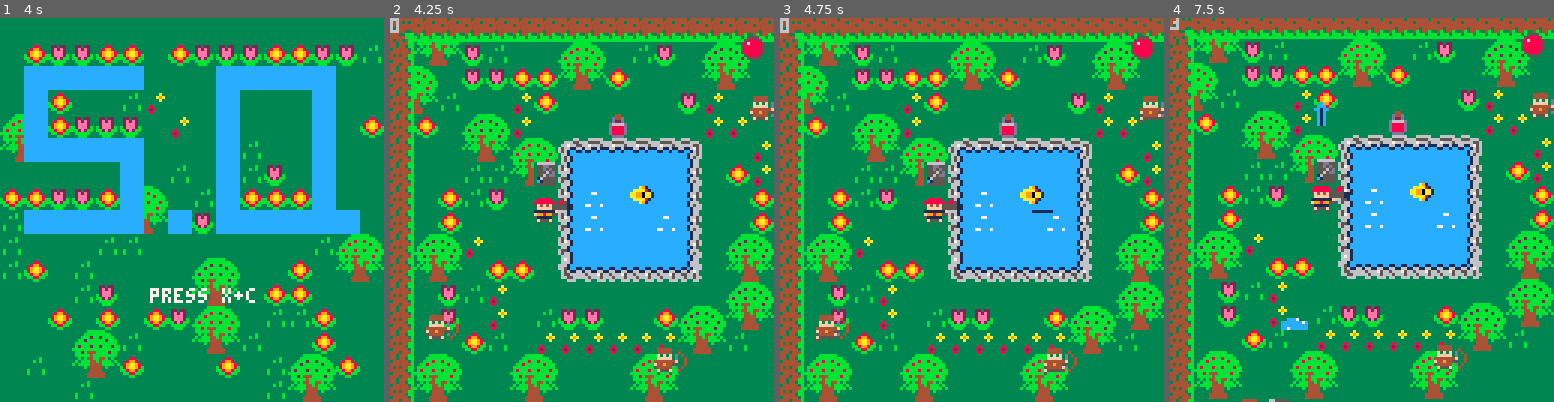
Above: before the commit, frames 1-4 (left to right).
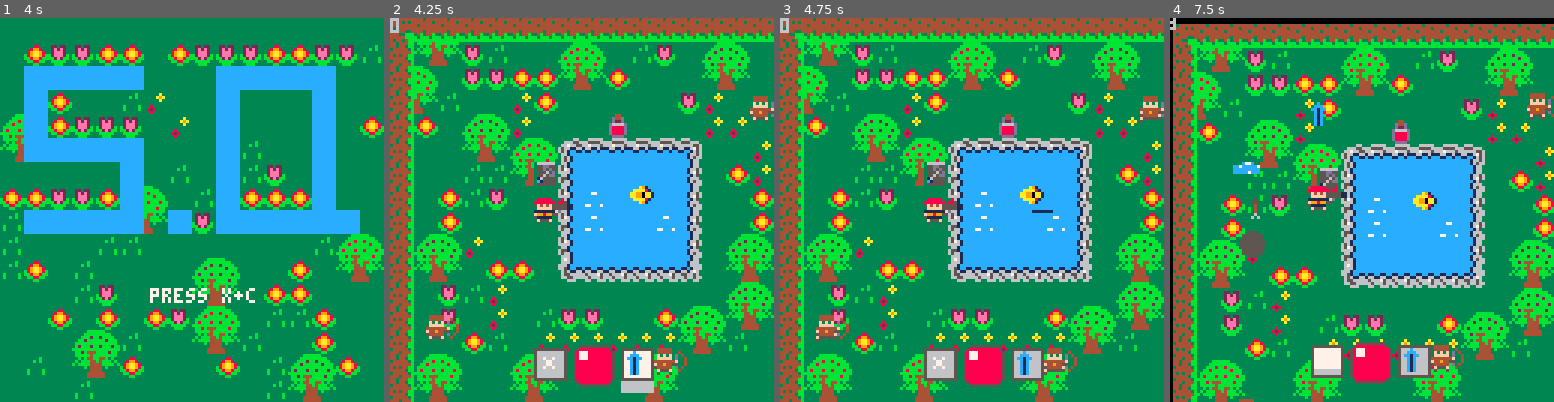
Above: after the commit, the same moments.

Repository: JasonHaenlin/pico-8-sophiaquest
Game: PICO-8 cartridge sophiaquest.p8
Two runs of this game, one before a commit and one after it. Both use one fixed random seed, a clock stepped at 60 frames per second and the inputs below.
Inputs:
- Up to frame 1 (4 s): tap X (X key) at 0.33, 1.07, 1.85, 2.97 s; tap O (Z key) at 0.7, 1.7, 2.1, 2.5, 2.9, 3.3, 3.7 s; hold Right 1.6-2.1 s; hold Up 2.15-2.42 s; hold Right 2.47-3.03 s; hold Left 3.08-3.58 s; hold Down 3.63-3.97 s
- Up to frame 2 (4.25 s): hold Right from 4.02 s (still down); tap X (X key) at 4.08 s; tap O (Z key) at 4.1 s
- Up to frame 3 (4.75 s): tap O (Z key) at 4.5 s; release Right at 4.68 s; hold Up from 4.73 s (still down)
- Up to frame 4 (7.5 s): tap O (Z key) every 0.4 s from 4.9 to 7.3 s; release Up at 5.03 s; hold Left 5.08-5.68 s; tap X (X key) at 5.2, 6.32, 7.43 s; hold Down 5.73-6.03 s; hold Right 6.08-6.58 s; hold Right 6.63-7.13 s; hold Up 7.18-7.45 s

Frame 1 is identical in both runs. In frame 2, 3.2% of the frame differs, in the area x 37-98%, y 4-98%; in frame 3, 2.9%; in frame 4, 38%, in the area x 0-100%, y 0-100%.

Commit message:
enhancement of the hud

Diff:
--- a/sophiaquest.p8
+++ b/sophiaquest.p8
@@ -39,14 +39,20 @@
 }
 
 spr_life = {
- {0,0,5,5,5,5,0,0},
- {0,5,8,8,8,8,5,0},
- {5,8,7,8,8,8,8,5},
- {5,8,8,8,8,8,8,5},
- {5,8,8,8,8,8,8,5},
- {5,8,8,8,8,8,8,5},
- {0,5,8,8,8,8,5,0},
- {0,0,5,5,5,5,0,0}
+ {0,0,5,5,5,5,5,5,5,5,5,5,0,0},
+ {0,5,8,8,8,8,8,8,8,8,8,8,5,0},
+ {5,8,7,7,7,8,8,8,8,8,8,8,8,5},
+ {5,8,7,7,7,8,8,8,8,8,8,8,8,5},
+ {5,8,7,7,7,8,8,8,8,8,8,8,8,5},
+ {5,8,8,8,8,8,8,8,8,8,8,8,8,5},
+ {5,8,8,8,8,8,8,8,8,8,8,8,8,5},
+ {5,8,8,8,8,8,8,8,8,8,8,8,8,5},
+ {5,8,8,8,8,8,8,8,8,8,8,8,8,5},
+ {5,8,8,8,8,8,8,8,8,8,8,8,8,5},
+ {5,8,8,8,8,8,8,8,8,8,8,8,8,5},
+ {5,8,8,8,8,8,8,8,8,8,8,8,8,5},
+ {0,5,8,8,8,8,8,8,8,8,8,8,5,0},
+ {0,0,5,5,5,5,5,5,5,5,5,5,0,0}
 }
 
 actors={}
@@ -109,15 +115,15 @@
 end
 
 function make_weapons()
-  -- name,spr,sfx,animh,animv,delay,dmg,type,speed,hb,ox,oy,dfx
+  -- name,spr,sfx,animh,animv,cd,dmg,type,speed,hb,ox,oy,dfx,cd
  make_item("sword",105,4,73,89,15,7,melee,1,8,4,3)
  make_item("firewand",106,1,74,90,8,8,ranged,3,3,5,1)
  make_item("gun",107,5,75,91,3,3,ranged,10,1,5,0)
  make_item("bow",108,3,76,92,6,5,ranged,6,3,4,-1)
- make_item("secret",109,6,77,93,4,5,ranged,5,1,5,0,dfx_shower)
+ make_item("secret",109,6,77,93,4,5,ranged,5,1,5,0,dfx_shower,50)
  make_item("tatata",110,7,78,94,2,2,ranged,10,1,5,0)
  make_item("boom",111,7,79,95,18,10,melee,1,8,4,3)
- make_item("elechammer",160,8,128,144,20,15,melee,1,8,4,2,dfx_thunder)
+ make_item("elechammer",160,8,128,144,20,15,melee,1,8,4,2,dfx_thunder,50)
 end
 
 function make_player()
@@ -127,7 +133,8 @@
  p.anim = "talk"
  p.walk = {f=1,st=1,sz=2,spd=1/5}
  p.talk = {f=1+16,st=1+16,sz=3,spd=1/5}
- p.cooldown = 0
+ p.cd = 0
+ p.cdfx = 0
  p.box = {x1=0,y1=0,x2=6,y2=7}
 end
 
@@ -181,13 +188,13 @@
  end
 end
 
-function make_item(name,spr,sfx,animh,animv,delay,dmg,type,speed,hb,ox,oy,dfx)
+function make_item(name,spr,sfx,animh,animv,cd,dmg,type,speed,hb,ox,oy,dfx,cdfx)
  local item = {}
  item.name = name
  item.spr = spr
  item.animh = animh
  item.animv = animv
- item.delay = delay
+ item.cd = cd
  item.speed = speed
  item.dmg = dmg
  item.type = type
@@ -196,6 +203,7 @@
  item.oy = oy
  item.sfx = sfx
  item.dfx = dfx or function (x,y,p,h) end
+ item.cdfx = cdfx or 20
  add(items,item)
  return item
 end
@@ -272,7 +280,7 @@
  if (btnp(fire1)) then
   p.weapon = items[selected_item]
   open_inv = false
-  p.cooldown = 10
+  p.cd = 10
  end
 end
 
@@ -427,17 +435,18 @@
 -- action
 
 function action()
- if (p.cooldown > 0) p.cooldown -= 1
- if ((p.cooldown == 0) and btn(fire1)) then
+ if (p.cd > 0) p.cd -= 1
+ if ((p.cd == 0) and btn(fire1)) then
   shoot()
-  p.cooldown = p.weapon.delay
- end
+  p.cd = p.weapon.cd
+ end
+ if (p.cdfx > 0) p.cdfx -= 1
  if (btnp(fire2)) then
   sp = mget(p.x/8,(p.y-1)/8)
   if (fget(sp,flags.inventory)) then
    open_inv = true
-  else
-   -- dfx_explosion(p.x,p.y,5)
+  elseif (p.cdfx == 0) then
+   p.cdfx = p.weapon.cdfx
    local target = target_nearest_one(50)
    if (target.x ~= nil) then
     p.weapon.dfx(target.x,target.y,3,abs(fp.y-target.y))
@@ -704,7 +713,7 @@
    add(t.pos,{x=t.x,y=t.y})
   end
   if (flr(rnd(t.p)) == 0) dfx_thunder(t.x,t.y,t.p+2,t.h)
-  if (t.h < -10 or t.y >= t.pos[1].y+50) del(thunders,t)
+  if (t.h < -10) del(thunders,t)
  end
 end
 
@@ -726,6 +735,11 @@
   end
   if (s.h < 0) del(showers,s)
  end
+end
+
+function draw_skills(bx,by)
+ draw_item_shape(bx-11,by+7,0,p.cdfx,p.weapon.cdfx)
+ draw_item_shape(bx+18,by+7,p.weapon.animv,p.cd, p.weapon.cd)
 end
 
 function draw_actors()
@@ -745,19 +759,22 @@
 end
 
 function draw_hud()
+ local bx = fp.x+60
+ local by = fp.y+108
  print(ctime.s,fp.x,fp.y,light_gray)
- draw_life()
-end
-
-function draw_life()
- local offsetlife=8-flr(((p.health*8)/life.player))
+ draw_life(bx,by)
+ draw_skills(bx,by)
+end
+
+function draw_life(bx,by)
+ local offsetlife=#spr_life-flr(((p.health*#spr_life)/life.player))
  for y=1,#spr_life do
   for x=1,#spr_life[y] do
    if (spr_life[y][x] ~= black) then
     if (offsetlife >= y and spr_life[y][x] == red) then
-     pset(fp.x+116+x,fp.y+5+y,light_gray)
+     pset(bx+x,by+y,light_gray)
     else
-     pset(fp.x+116+x,fp.y+5+y,spr_life[y][x])
+     pset(bx+x,by+y,spr_life[y][x])
     end
    end
   end
@@ -771,13 +788,12 @@
 
 function draw_inventory(x,y)
  if (open_inv) then
-  rectfill(x,y,x+48,y+128,dark_gray)
+  rectfill(x,y,x+48,y+128,dark_blue)
   line(x,y,x,y+128,light_gray)
   tx = x+7
   ty = y+10
   for i=1,#items do
-   rectfill(tx-1,ty-5,tx+9,ty+5,light_gray)
-   spr(items[i].spr,tx,ty-4)
+   draw_item_shape(tx,ty,items[i].spr)
    print(items[i].name,tx+12,ty-2,white)
    if (selected_item == i) then
     spr(58,tx-7,ty-2)
@@ -785,6 +801,23 @@
    ty += 12
   end
  end
+end
+
+function draw_item_shape(x,y,s,cd,max)
+ cd = cd or 0
+ max = max or 1
+ rectfill(x-1,y-5,x+9,y+5,white)
+ local curcd = ceil((cd*8)/max)
+ rectfill(x-1,y-5+curcd,x+9,y+5,light_gray)
+ line(x-1,y-5,x-1,y+5,dark_gray)
+ line(x-1,y-5,x+9,y-5,dark_gray)
+ line(x+9,y-5,x+9,y+5,dark_gray)
+ line(x+9,y+5,x-1,y+5,dark_gray)
+ spr(s,x,y-4)
+end
+
+function draw_item_cd(x,y,s,cd,max)
+
 end
 
 function draw_game()
@@ -810,7 +843,7 @@
  if (btn(fire1) and btn(fire2)) then
   _update = update_game
   _draw = draw_game
-  p.cooldown = 10
+  p.cd = 10
  end
 end
 
@@ -925,14 +958,14 @@
 1ccc1cc1666666661111ccc166666666063bb36004599540444443bbbbbbbbbbbb344444c000000c00000000000000000006000000c1c0000500000056899865
 11111cc1666666661cc1ccc16666666606333360045555403444443bbbbbbbbbb34443440000000000000000000000000060600000c1c0000000800005688650
 1ccc1cc1666666661cc1ccc16666666600000000000000004443444bbbbbbbbbb44343440000000000000000000000000000000000c1c0000000500000566500
-1ccc1cc1111111111cc1ccc1666666660000000000000000444344bbbbbbbbbbbb44444400000000000800000000000000004000000080000000000000888000
-1ccc1c0ccc1cccccc0c11111666666660000000000000000444343bbb3bb33bbbb344344000d00000082800000000000000d0400000880000000000000888000
-1ccc11cccc1ccccccc11ccc1666666660000000000000000434434333433443333444444000d00000048000000008000000d0040055555110000800000858000
-1ccc1111111111111111ccc1666666660000000000000000444444444434444444344344000d00000004000000555590000d00400555551105555a5500858000
-1cc0cc1ccccccc1ccccc0cc1666666660000000000000000444444444444434444444444000d00000040000000dd0000000d00400066000000dd0aa000858000
-1c0ccc1ccccccc1cccccc0c1666666660000000000000000333444444444443443444444000d00000004000000d00000000d04000060000000d00aa000555000
-11cccc1ccccccc1ccccccc11666666660000000000000000444444344344444444434444001c10000004000000000000000040000000000000000000000d0000
-111111111111111111111111666666660000000000000000444434444444434444444443000100000004000000000000000000000000000000000000000d0000
+1ccc1cc1111111111cc1ccc1666666660000000000000000444344bbbbbbbbbbbb44444400001000000800000000000000004000000080000000000000888000
+1ccc1c0ccc1cccccc0c11111666666660000000000000000444343bbb3bb33bbbb344344000c10000082800000000000000d0400000880000000000000888000
+1ccc11cccc1ccccccc11ccc1666666660000000000000000434434333433443333444444000c10000048000000008000000d00400555551100008000008d8000
+1ccc1111111111111111ccc1666666660000000000000000444444444434444444344344000c10000004000000555590000d00400555551105555a55008d8000
+1cc0cc1ccccccc1ccccc0cc1666666660000000000000000444444444444434444444444000c10000040000000dd0000000d004000dd000000dd0aa0008d8000
+1c0ccc1ccccccc1cccccc0c1666666660000000000000000333444444444443443444444000c10000004000000d00000000d040000d0000000d00aa000ddd000
+11cccc1ccccccc1ccccccc11666666660000000000000000444444344344444444434444000c00000004000000000000000040000000000000000000000d0000
+111111111111111111111111666666660000000000000000444434444444434444444443000500000004000000000000000000000000000000000000000d0000
 11111111111111111111111111111111000000000000000033344333333443330000000000000000000000000000000000000000000000000000000000000000
 11111111111111111111111111111111000000000000000033d44d3333d44d330000000000000000000000000000000000000000000000000000000000000000
 11111111111111111111111111111111000000000000000033d22d3333d11d330000000000000000000000000000000000000000000000000000000000000000
